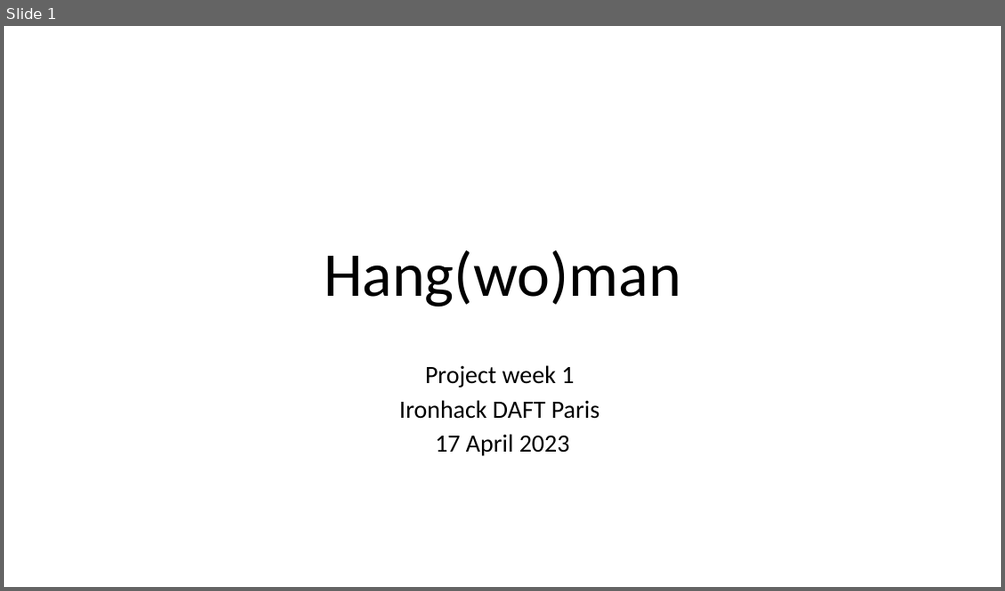
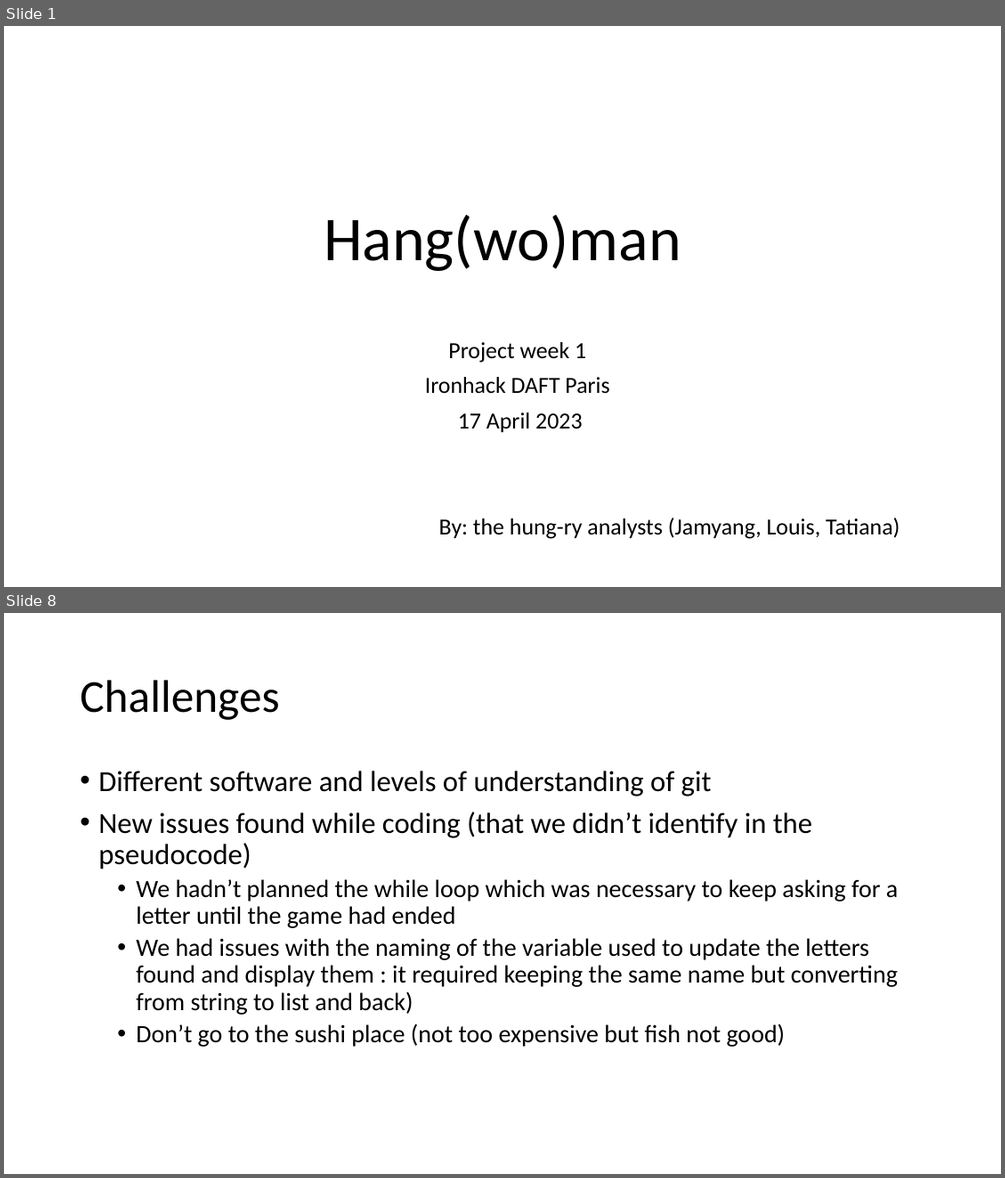
Before and after one commit to louis-md/hangman, a slide deck: Presentation1.pptx. Shown one above the other, each under a label of ours: slide 1 before the commit, slides 1 and 8 after it; the slides between them are not shown. The pictures are 1005x591 and 1005x1178 pixels, drawn with LibreOffice and Linux fonts; fonts in the diff are those of the drawing. Boxes give left, top, right and bottom in pixels: in the first picture for what was removed or moved away, otherwise in the second. Text is boxed around its words. In the diff, an @@ line names an element or a change of style, - is before the commit and + after.

```diff
--- a/Presentation1.pptx
+++ b/Presentation1.pptx
@@ slide 8 added at <box>4,613,1001,1174</box>, background #FFFFFF @@
@@ title added at <box>80,680,279,720</box>, 44 pt, text #000000 @@
+Challenges
@@ text added at <box>98,771,898,1046</box>, 24 pt, text #000000 @@
+• Different software and levels of understanding of git
+• New issues found while coding (that we didn’t identify in the pseudocode)
+  • We hadn’t planned the while loop which was necessary to keep asking for a letter until the game had ended
+  • We had issues with the naming of the variable used to update the letters found and display them : it required keeping the same name but converting from string to list and back)
+  • Don’t go to the sushi place (not too expensive but fish not good)
@@ slide 1 changed as well @@
@@ title "Hang(wo)man": place and size @@
-title "Hang(wo)man" at <box>324,250,681,306</box>
+title "Hang(wo)man" at <box>324,215,681,271</box>
@@ subtitle "Project week 1": place and size @@
-subtitle "Project week 1" at <box>399,365,599,456</box>
+subtitle "Project week 1" at <box>425,342,899,539</box>
@@ subtitle at <box>425,342,609,433</box>: size 24 to 22.2 pt in "Project week 1", "Ironhack DAFT Paris", "17 April 2023"; line spacing 0.8 to 0.9 @@
@@ subtitle at <box>439,517,899,539</box>: paragraph added @@
+By: the hung-ry analysts (Jamyang, Louis, Tatiana)
```
Also in this commit, not shown: 2 other slides changed, 6 other slides added, 4 slides removed.
